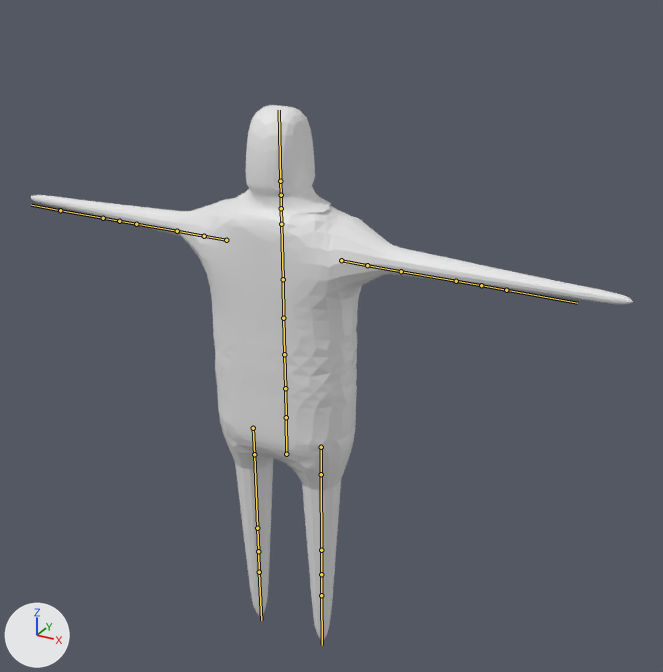
The Blender file resources/blender/blocky_trashbot.blend as it was, and as the next commit left it.
The view is the same before and after, from a 50 mm camera at (1.38, -2.22, 2.33) aimed at (0.1, 0.12, 1.17). Lighting does not change. The marker at lower left points along +X, +Y and +Z. The first picture is the older version. The bones that change, and the others that lie on the model, are drawn over the model as lines.
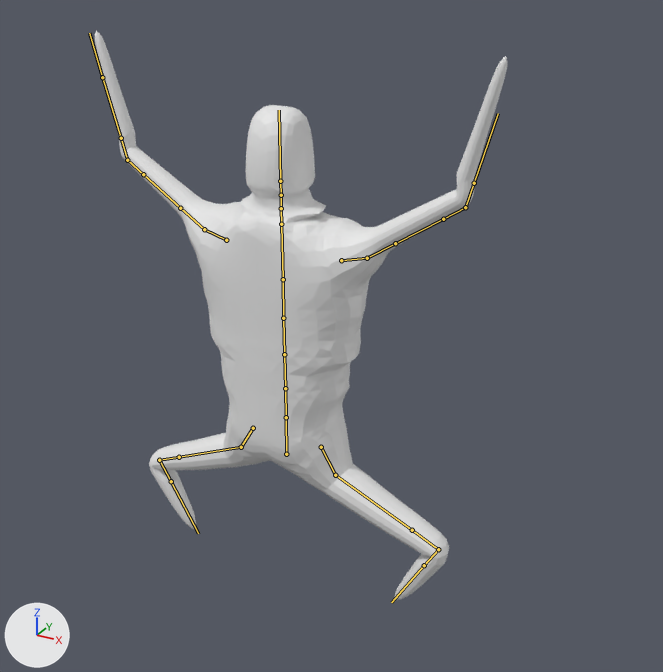
The newer file adds an action. The first version stands in its rest pose; the second is drawn at frame 1 of the action 'Freefall'.

Boxes [x1, y1, x2, y2] around the edits, measured in the pictures (663 x 672 px):
'Cube', posed (32% narrower, 6% taller): before [30, 105, 633, 641]; after [95, 31, 507, 600]
bone 'Bone.021.L', root to tip: before (341, 260) to (367, 265); after (341, 260) to (367, 258)
bone 'Bone.022.L', root to tip: before (367, 265) to (401, 271); after (367, 258) to (395, 243)
bone 'Bone.027.L', root to tip: before (481, 285) to (506, 290); after (465, 207) to (474, 183)
bone 'Bone.021.R', root to tip: before (226, 240) to (204, 236); after (226, 240) to (204, 229)
bone 'Bone.022.R', root to tip: before (204, 236) to (177, 231); after (204, 229) to (180, 208)
bone 'Bone.027.R', root to tip: before (119, 221) to (103, 218); after (127, 160) to (121, 138)
bone 'Bone.016.L', root to tip: before (321, 447) to (321, 474); after (321, 447) to (335, 475)
bone 'Bone.017.L', root to tip: before (321, 474) to (321, 550); after (335, 475) to (412, 530)
bone 'Bone.019.L', root to tip: before (321, 574) to (321, 595); after (438, 549) to (424, 565)
bone 'Bone.016.R', root to tip: before (253, 428) to (254, 454); after (253, 428) to (241, 447)
bone 'Bone.017.R', root to tip: before (254, 454) to (257, 528); after (241, 447) to (179, 457)
bone 'Bone.019.R', root to tip: before (258, 551) to (259, 572); after (159, 460) to (171, 481)

The edits, one by one:
Bone 'Bone.021.L' (bone_bone_021_l) turns from (0, 0, 0) to (0, 0, 15) degrees about its own x, y and z.
Bone 'Bone.022.L' (bone_bone_022_l) turns from (0, 0, 0) to (0, 0, 18) degrees about its own x, y and z.
Bone 'Bone.027.L' (bone_bone_027_l) turns from (0, 0, 0) to (41, 0, 0) degrees about its own x, y and z.
Bone 'Bone.021.R' (bone_bone_021_r) turns from (0, 0, 0) to (0, 0, -15) degrees about its own x, y and z.
Bone 'Bone.022.R' (bone_bone_022_r) turns from (0, 0, 0) to (0, 0, -18) degrees about its own x, y and z.
Bone 'Bone.027.R' (bone_bone_027_r) turns from (0, 0, 0) to (41, 0, 0) degrees about its own x, y and z.
Bone 'Bone.016.L' (bone_bone_016_l) turns from (0, 0, 0) to (0, 0, 31) degrees about its own x, y and z.
Bone 'Bone.017.L' (bone_bone_017_l) turns from (0, 0, 0) to (0, 0, 35) degrees about its own x, y and z.
Bone 'Bone.019.L' (bone_bone_019_l) turns from (0, 0, 0) to (0, 0, -96) degrees about its own x, y and z.
Bone 'Bone.016.R' (bone_bone_016_r) turns from (0, 0, 0) to (0, 0, -31) degrees about its own x, y and z.
Bone 'Bone.017.R' (bone_bone_017_r) turns from (0, 0, 0) to (0, 0, -35) degrees about its own x, y and z.
Bone 'Bone.019.R' (bone_bone_019_r) turns from (0, 0, 0) to (0, 0, 96) degrees about its own x, y and z.
